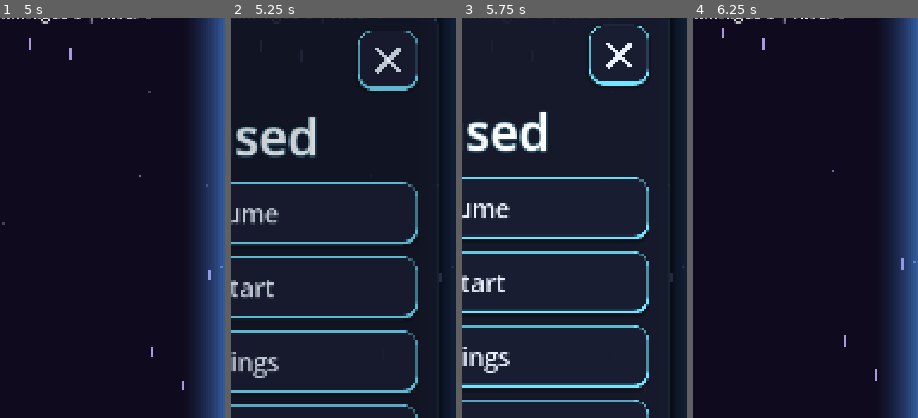
Above: before the commit, frames 1-4 (left to right).
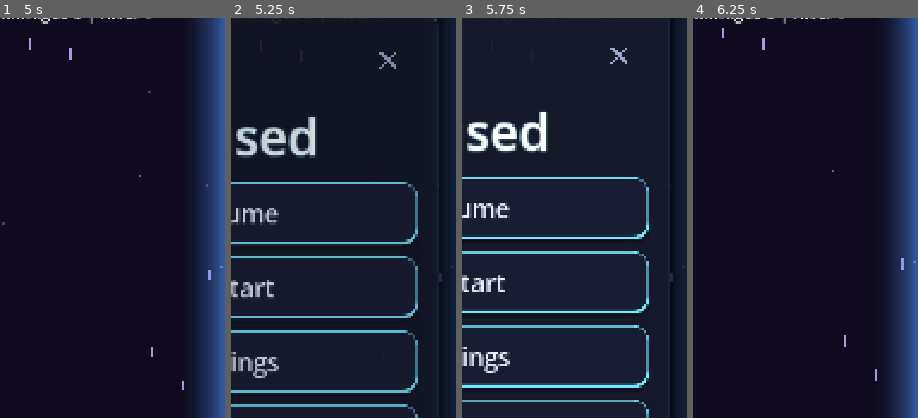
Above: after the commit, the same moments.

Repository: GDPonsoni/Nucleon-Squad-3D
Game: Godot game, scene res://scenes/menu.tscn
Two runs of this game, one before a commit and one after it. Both use one fixed random seed, a clock stepped at 60 frames per second and the inputs below.
Inputs (mouse positions are % of the whole screen's width and height, from its top left):
- Up to frame 1 (5 s): click "Play" at 0.5 s; move the mouse to (72, 45) at 1.27 s; hold Right (ui_right) 1.28-2 s; click (72, 45) at 1.42 s; click (13, 25) at 2.02 s; click (87, 24) at 2.75 s; click (87, 25) at 3.52 s; click (21, 68) at 4.25 s
- Up to frame 2 (5.25 s): click (90, 9) at 5 s
- Up to frame 3 (5.75 s): no input
- Up to frame 4 (6.25 s): click "Restart" at 5.75 s
The pictures show only the part of the screen within x 50-100%, y 22-72%; the shares and areas given below are measured in that part.

Frame 1 is identical in both runs. In frame 2, 0.9% of the frame differs, in the area x 56-84%, y 3-19%; in frame 3, 0.9%; in frame 4, nothing differs.

Commit message:
tune(ui): deixa o X dos diálogos menor e discreto
Co-Authored-By: Claude Sonnet 5.5 <noreply@anthropic.com>

Diff:
--- a/scripts/core/params.gd
+++ b/scripts/core/params.gd
@@ -38,6 +38,7 @@
 var dialog_width_ratio: float = 0.92  # largura do diálogo em relação à tela
 var dialog_height_ratio: float = 0.92  # altura máxima do diálogo (passando disso, o corpo rola)
 var dialog_close_size: float = 144.0  # botão X (>= 48 dp no S24)
+var dialog_close_icon_ratio: float = 0.13  # tamanho do X dentro da área de toque
 var dialog_spacing: int = 28
 var dialog_layer: int = 100
 var toggle_row_height: float = 110.0  # linha de configuração com interruptor
--- a/scripts/ui/dialog.gd
+++ b/scripts/ui/dialog.gd
@@ -115,6 +115,9 @@
 	_close_button = UiFactory.make_button("MENU_BACK")
 	_close_button.text = ""  # só o X; a chave serve ao som do botão
 	_close_button.custom_minimum_size = Vector2.ONE * Params.dialog_close_size
+	# Discreto: sem fundo de botão, só o X; a área de toque continua grande
+	for state in ["normal", "hover", "pressed", "disabled", "focus"]:
+		_close_button.add_theme_stylebox_override(state, StyleBoxEmpty.new())
 	_close_button.draw.connect(_draw_close_icon)
 	_close_button.pressed.connect(request_close)
 	_close_button.disabled = _close_blocked
@@ -124,9 +127,9 @@
 
 func _draw_close_icon() -> void:
 	var c: Vector2 = _close_button.size * 0.5
-	var h: float = _close_button.size.y * 0.2
-	var width: float = maxf(_close_button.size.y * 0.07, 4.0)
-	var color: Color = Params.ui_text_color
+	var h: float = _close_button.size.y * Params.dialog_close_icon_ratio
+	var width: float = maxf(_close_button.size.y * 0.04, 3.0)
+	var color: Color = Params.ui_muted_text_color
 	_close_button.draw_line(c + Vector2(-h, -h), c + Vector2(h, h), color, width)
 	_close_button.draw_line(c + Vector2(-h, h), c + Vector2(h, -h), color, width)
 
